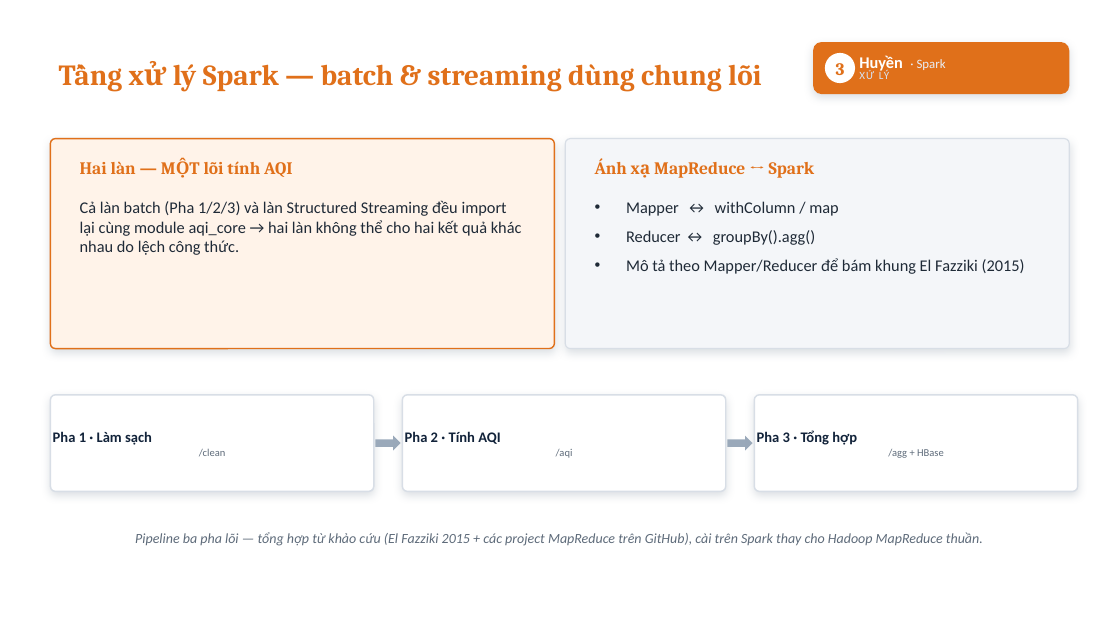
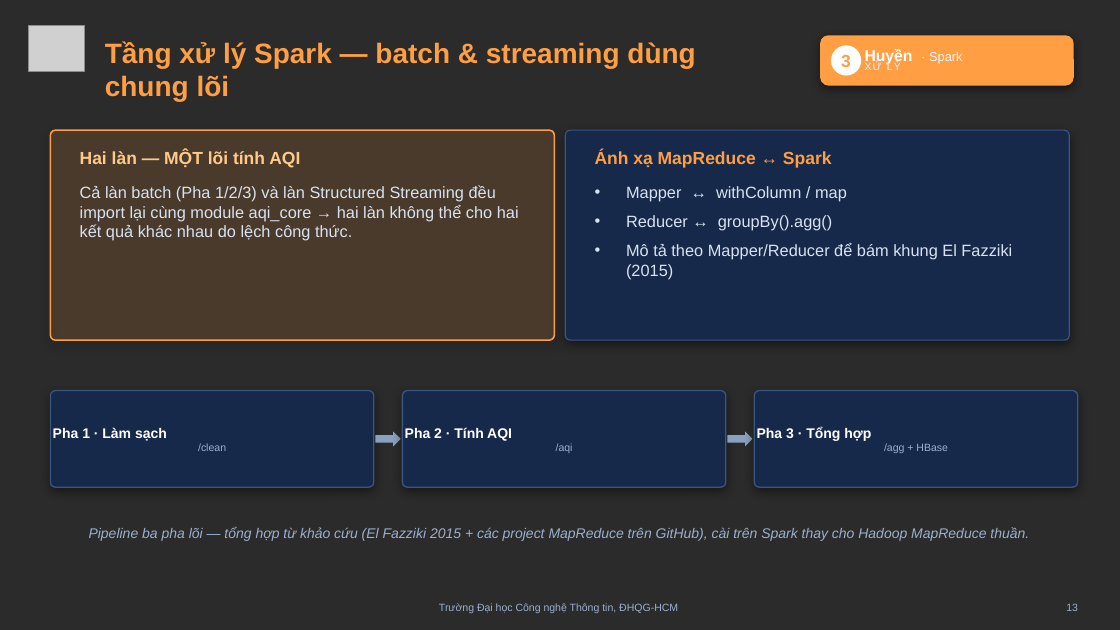
Before and after one commit to khuyn110400/big-data-aqi, a slide deck: slide 13 of docs/slides/Slide_ThuyetTrinh_AQI.pptx (slide 12 before the commit). Drawn at 1120x630 pixels with LibreOffice and Linux fonts; fonts in the diff are those of the drawing; grey boxes stand for pictures; background and template pictures are left out; a plain dark background stands for a picture behind light text. Boxes give left, top, right and bottom in pixels: in the first picture for what was removed or moved away, otherwise in the second. Text is boxed around its words. In the diff, an @@ line names an element or a change of style, - is before the commit and + after.

```diff
--- a/docs/slides/Slide_ThuyetTrinh_AQI.pptx
+++ b/docs/slides/Slide_ThuyetTrinh_AQI.pptx
@@ background #FFFFFF to picture (left out) @@
@@ picture added at box(29, 25, 84, 71) @@
@@ text "Tầng xử lý Spark — ...": place and size @@
-text "Tầng xử lý Spark — ..." at box(173, 64, 761, 92)
+text "Tầng xử lý Spark — ..." at box(105, 41, 695, 101)
@@ text "Tầng xử lý Spark — ..." at box(105, 41, 695, 101): size 25 to 24 pt, font Cambria to Arial, text colour #E0701A to #FF9E42 @@
@@ rounded rectangle: place and size @@
-rounded rectangle at box(813, 42, 1070, 94)
+rounded rectangle at box(820, 35, 1074, 86)
@@ rounded rectangle at box(820, 35, 1074, 86): fill #E0701A to #FF9E42; shadow changed; proportions changed @@
@@ text "3" at box(841, 55, 851, 67): font Cambria to Arial, text colour #E0701A to #FF9E42 @@
@@ 2 texts, 1 ellipse: place and size @@
-2 texts, 1 ellipse at box(825, 53, 889, 83)
+2 texts, 1 ellipse at box(831, 45, 901, 76)
@@ text "Huyền · Spark" at box(865, 49, 913, 65): size 14 to 13.5 pt in "Huyền"; font Calibri to Arial; text colour #E8EEF6 to #F2F7FF in "· Spark" @@
@@ text "XỬ LÝ" at box(865, 62, 901, 70): size 9.5 to 9 pt, font Calibri to Arial, text colour #D6E2F2 to #EAF2FF @@
@@ rounded rectangle at box(50, 130, 555, 340): fill #FFF3E9 to #FF9E42 at 16% opacity; outline #D8DEE6 1 pt to #FF9E42 1.3 pt; shadow changed @@
@@ rounded rectangle removed at box(50, 139, 555, 349) @@
@@ text "Hai làn — MỘT lõi ..." at box(80, 151, 300, 168): font Cambria to Arial, text colour #E0701A to #FFC98A @@
@@ 2 texts, 2 rounded rectangles: place and size @@
-2 texts, 2 rounded rectangles at box(50, 139, 1070, 349)
+2 texts, 2 rounded rectangles at box(50, 130, 1070, 340)
@@ rounded rectangle at box(565, 130, 1070, 340): fill #F4F6F9 to #16294A; outline #D8DEE6 1 pt to #3A557F 1 pt; shadow changed @@
@@ text "Ánh xạ MapReduce ↔ Spark" at box(595, 151, 832, 168): font Cambria to Arial, text colour #E0701A to #FF9E42 @@
@@ text "Cả làn batch (Pha 1/2/3) ...": place and size @@
-text "Cả làn batch (Pha 1/2/3) ..." at box(80, 200, 522, 255)
+text "Cả làn batch (Pha 1/2/3) ..." at box(80, 185, 519, 241)
@@ text "Cả làn batch (Pha 1/2/3) ..." at box(80, 185, 519, 241): font Calibri to Arial, text colour #1F2A37 to #D8E2F1 @@
@@ text "Mapper ↔ withColumn / map" at box(626, 186, 1012, 279): font Calibri to Arial, text colour #1F2A37 to #D8E2F1 @@
@@ text "Mapper ↔ withColumn / map": place and size @@
-text "Mapper ↔ withColumn / map" at box(626, 201, 1025, 274)
+text "Mapper ↔ withColumn / map" at box(626, 186, 1012, 279)
@@ text "Pha 1 · Làm sạch ..." at box(53, 427, 226, 451): size 12.5 to 12 pt, text colour #12233A to #FFFFFF in "Pha 1 · Làm sạch"; font Calibri to Arial; text colour #5E6B7A to #9BB0CE in "/clean" @@
@@ text "Pha 2 · Tính AQI ..." at box(405, 427, 573, 453): size 12.5 to 12 pt, text colour #12233A to #FFFFFF in "Pha 2 · Tính AQI"; font Calibri to Arial; text colour #5E6B7A to #9BB0CE in "/aqi" @@
@@ text "Pha 3 · Tổng hợp ..." at box(757, 427, 948, 453): size 12.5 to 12 pt, text colour #12233A to #FFFFFF in "Pha 3 · Tổng hợp"; font Calibri to Arial; text colour #5E6B7A to #9BB0CE in "/agg + HBase" @@
@@ 3 rounded rectangles, 2 right arrows: place and size @@
-3 rounded rectangles, 2 right arrows at box(50, 395, 1078, 492)
+3 rounded rectangles, 2 right arrows at box(50, 391, 1078, 487)
@@ fill #FFFFFF to #16294A; outline #D8DEE6 1.25 pt to #3A557F 1.1 pt; shadow changed in 3 elements at box(50, 391, 374, 487), box(402, 391, 726, 487), box(755, 391, 1078, 487) @@
@@ right arrow at box(376, 431, 401, 446): fill #9AA9BA to #8AA0C0 @@
@@ right arrow at box(728, 431, 753, 446): fill #9AA9BA to #8AA0C0 @@
@@ text "Pipeline ba pha lõi — ..." at box(89, 527, 1029, 541): font Calibri to Arial, text colour #5E6B7A to #9BB0CE @@
@@ text added at box(439, 603, 678, 613), 9 pt, text #9BB0CE @@
+Trường Đại học Công nghệ Thông tin, ĐHQG-HCM
@@ text added at box(1066, 603, 1078, 611), 9 pt, text #9BB0CE @@
+13
```
Also in this commit, not shown: 25 other slides changed, 2 slides added.
